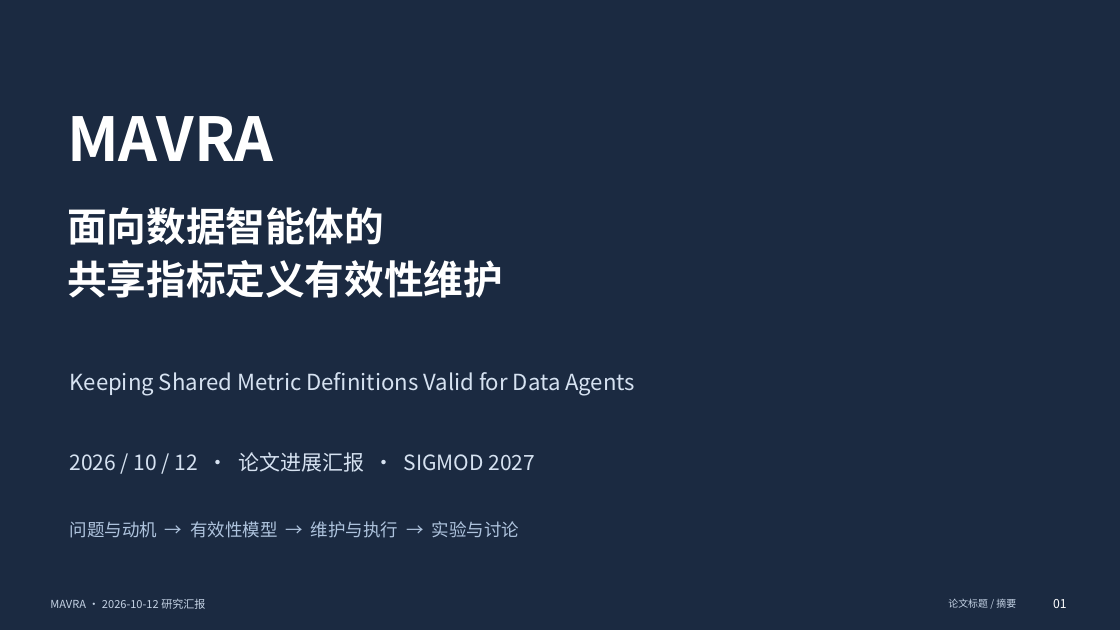
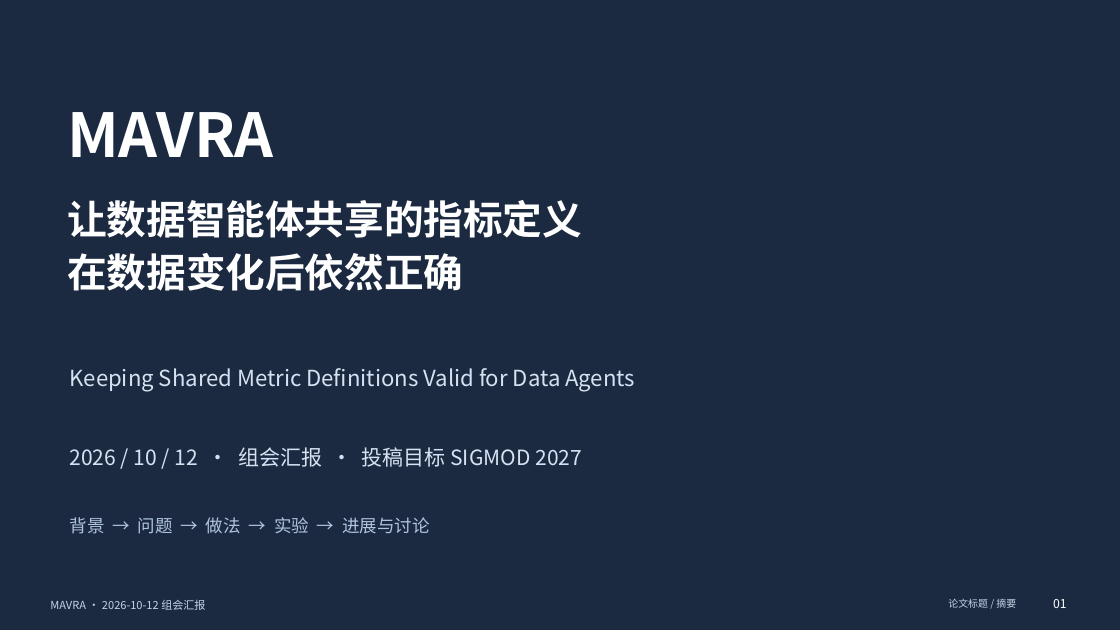
Before and after one commit to mmmttt000045/agent4db-adapter, a slide deck: slide 1 of docs/mavra-report-2026-10-12.pptx. Drawn at 1120x630 pixels with LibreOffice and Linux fonts; fonts in the diff are those of the drawing. Boxes give left, top, right and bottom in pixels: in the first picture for what was removed or moved away, otherwise in the second. Text is boxed around its words. In the diff, an @@ line names an element or a change of style, - is before the commit and + after.

```diff
--- a/docs/mavra-report-2026-10-12.pptx
+++ b/docs/mavra-report-2026-10-12.pptx
@@ text "MAVRA" at (67,112,274,157): line spacing 1.1 to 1.12 @@
@@ text at (67,200,582,291): text changed @@
-面向数据智能体的
-共享指标定义有效性维护
+让数据智能体共享的指标定义
+在数据变化后依然正确
@@ text "Keeping Shared Metric Definitions Valid ..." at (70,368,635,392): line spacing 1.1 to 1.12 @@
@@ text at (70,447,582,467): text changed @@
-2026 / 10 / 12 · 论文进展汇报 · SIGMOD 2027
+2026 / 10 / 12 · 组会汇报 · 投稿目标 SIGMOD 2027
@@ text at (70,517,429,534): text changed @@
-问题与动机 → 有效性模型 → 维护与执行 → 实验与讨论
+背景 → 问题 → 做法 → 实验 → 进展与讨论
@@ text at (50,600,205,610): text changed @@
-MAVRA · 2026-10-12 研究汇报
+MAVRA · 2026-10-12 组会汇报
```
Also in this commit, not shown: 15 other slides changed, 11 slides added, 9 slides removed, 5 other files.
